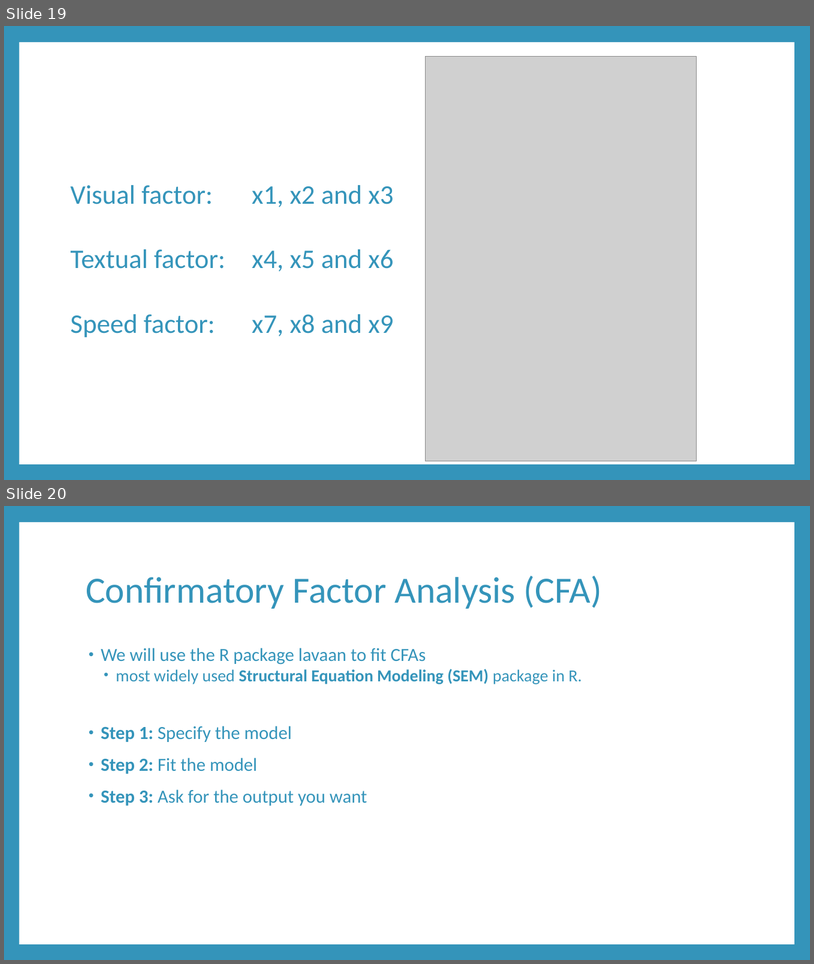
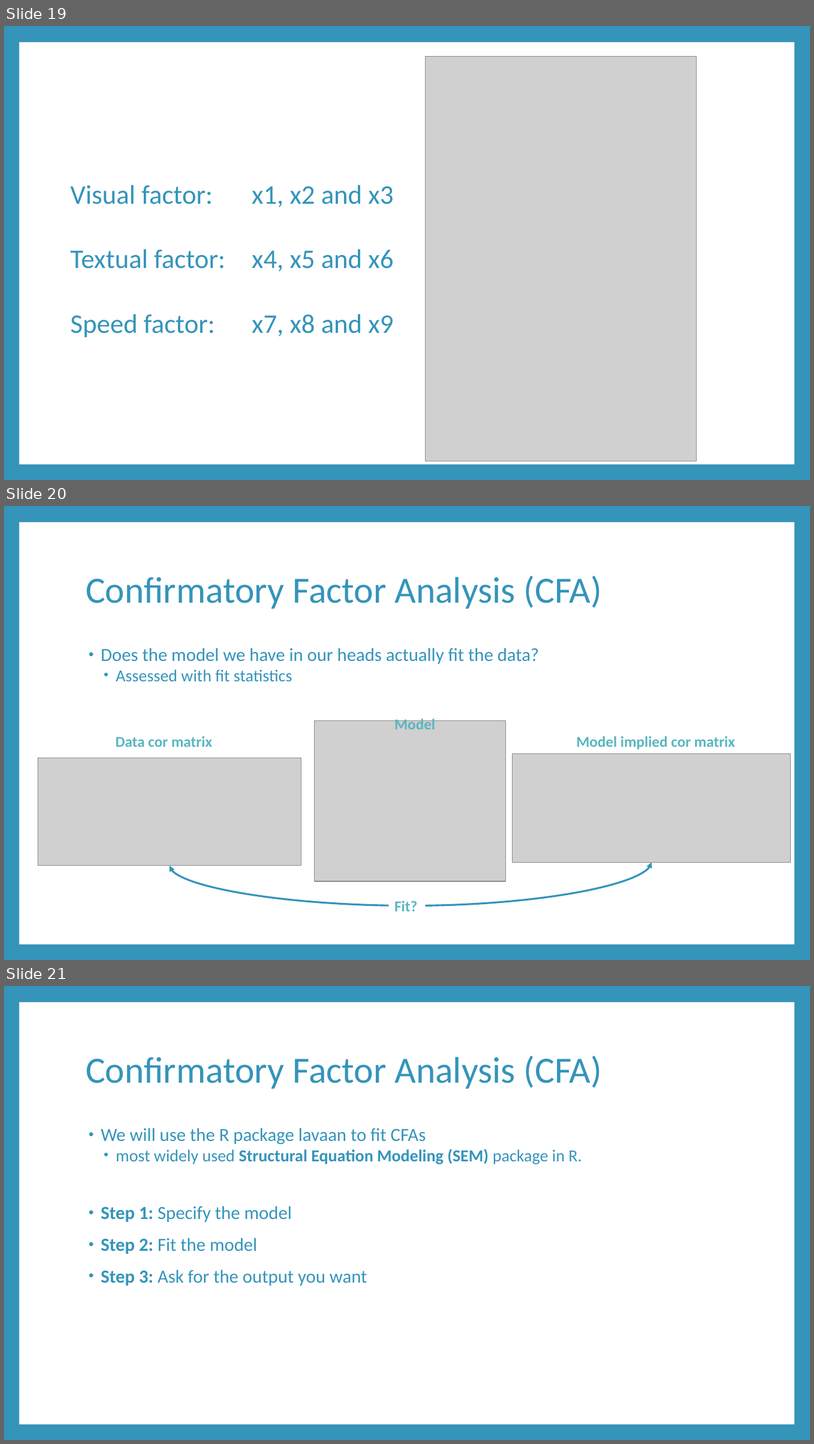
Before and after one commit to RandiLGarcia/smith-r-workshop, a slide deck: docs/Day 2 Slides.pptx. Shown one above the other, each under a label of ours: slides 19 and 20 before the commit, slides 19, 20 and 21 after it. The pictures are 814x964 and 814x1444 pixels, drawn with LibreOffice and Linux fonts; fonts in the diff are those of the drawing; grey boxes stand for pictures. Boxes give left, top, right and bottom in pixels: in the first picture for what was removed or moved away, otherwise in the second. Text is boxed around its words. In the diff, an @@ line names an element or a change of style, - is before the commit and + after.

```diff
--- a/docs/Day 2 Slides.pptx
+++ b/docs/Day 2 Slides.pptx
@@ slide 20 added at (4,506,810,960), background #3494BA; not listed: 1 template element that a slide beside it also shows @@
@@ title added at (86,576,603,609), 44 pt, text #3494BA @@
+Confirmatory Factor Analysis (CFA)
@@ text added at (101,648,539,681), 22 pt, text #3494BA @@
+• Does the model we have in our heads actually fit the data?
+  • Assessed with fit statistics
@@ picture added at (314,721,506,881) @@
@@ text added at (395,717,435,729), 18 pt, text #58B6C0, bold @@
+Model
@@ text added at (116,736,212,747), 18 pt, text #58B6C0, bold @@
+Data cor matrix
@@ text added at (576,736,735,749), 18 pt, text #58B6C0, bold @@
+Model implied cor matrix
@@ picture added at (38,757,302,865) @@
@@ picture added at (513,753,791,862) @@
@@ curved double arrow added from (170, 865) to (652, 862), #3494BA 2.25 pt @@
@@ text added at (395,900,417,911), 18 pt, text #58B6C0, bold @@
+Fit?
@@ what was slide 20 is now slide 21 @@
```
Also in this commit, not shown: 1 slide changed, 1 other slide added, 7 other files.
